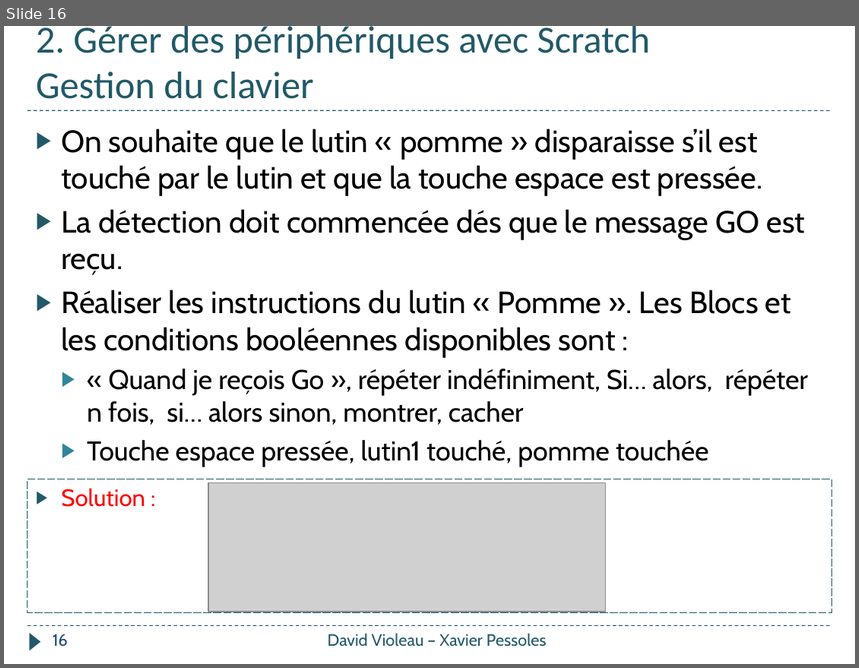
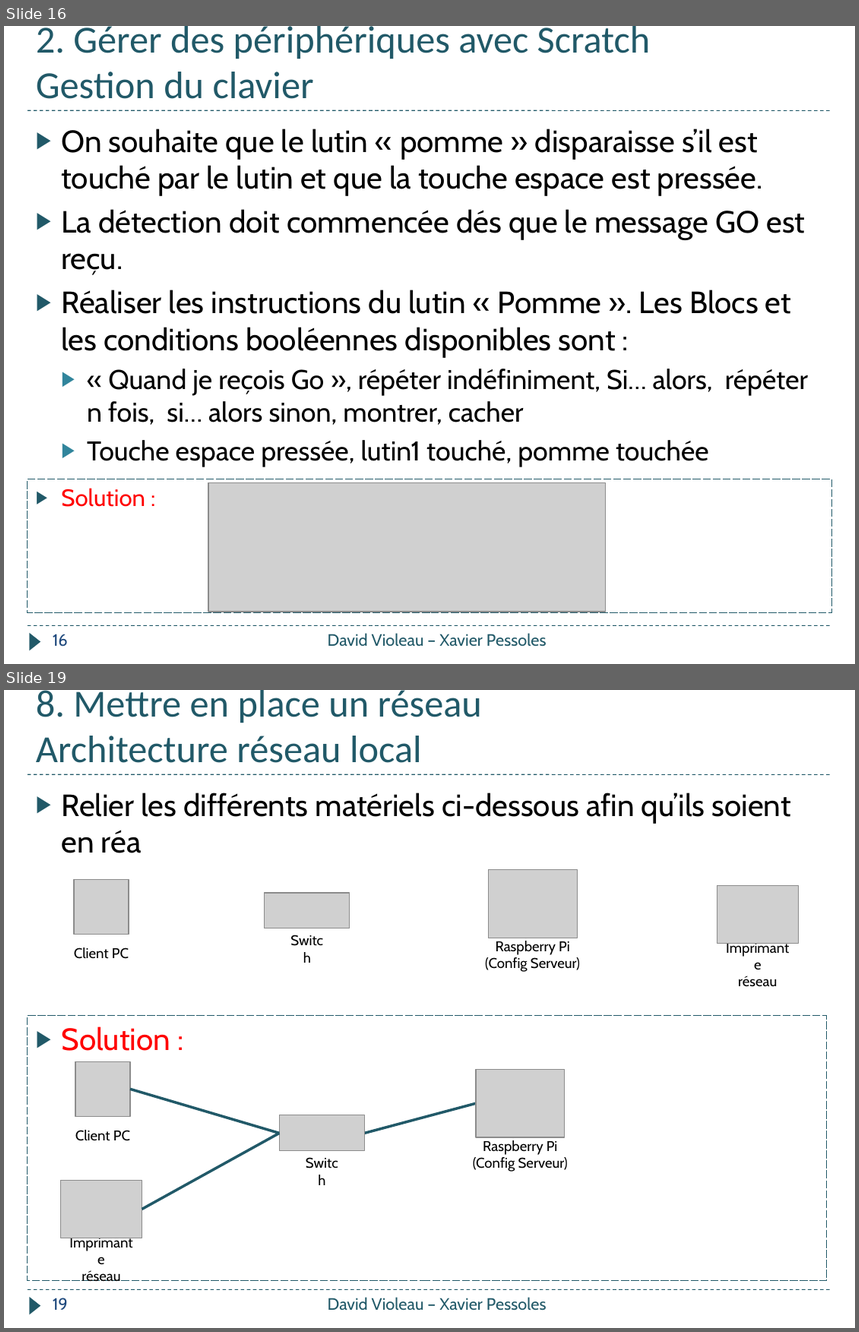
Before and after one commit to xpessoles/Informatique_College, a slide deck: Formation_2018/Quizz_Pomme/Quizz_Pomme.pptx. Shown one above the other, each under a label of ours: slide 16 before the commit, slides 16 and 19 after it; the slides between them are not shown. The pictures are 859x668 and 859x1332 pixels, drawn with LibreOffice and Linux fonts; fonts in the diff are those of the drawing; grey boxes stand for pictures. Boxes give left, top, right and bottom in pixels: in the first picture for what was removed or moved away, otherwise in the second. Text is boxed around its words. In the diff, an @@ line names an element or a change of style, - is before the commit and + after.

```diff
--- a/Formation_2018/Quizz_Pomme/Quizz_Pomme.pptx
+++ b/Formation_2018/Quizz_Pomme/Quizz_Pomme.pptx
@@ slide 19 added at <box>4,690,855,1328</box>, background #FFFFFF; not listed: 3 template elements that a slide beside it also shows @@
@@ title added at <box>36,690,482,763</box>, 32.4 pt, text #215968 @@
+8. Mettre en place un réseau
+Architecture réseau local
@@ text added at <box>61,793,791,853</box>, 26 pt, text #000000 @@
+▶ Relier les différents matériels ci-dessous afin qu’ils soient en réa
@@ picture added at <box>488,869,577,938</box> @@
@@ picture added at <box>74,880,129,934</box> @@
@@ picture added at <box>265,893,350,929</box> @@
@@ picture added at <box>718,886,799,943</box> @@
@@ text added at <box>280,927,335,953</box>, 12 pt, text #000000 @@
+Switch
@@ text added at <box>74,948,129,959</box>, 12 pt, text #000000 @@
+Client PC
@@ text added at <box>485,941,580,972</box>, 12 pt, text #000000 @@
+Raspberry Pi
+(Config Serveur)
@@ text added at <box>738,976,777,986</box>, 12 pt, text #000000 @@
+Imprimante
+réseau
@@ rectangle added at <box>28,1016,827,1281</box>, outline #215968 0.75 pt dashed, 26 pt, text #FF0000 @@
+▶ Solution :
@@ picture added at <box>75,1062,130,1116</box> @@
@@ picture added at <box>475,1070,564,1138</box> @@
@@ line added from (280, 1134) to (130, 1089), #215968 2.25 pt @@
@@ picture added at <box>280,1116,365,1151</box> @@
@@ line added from (365, 1134) to (475, 1103), #215968 2.25 pt @@
@@ text added at <box>75,1130,130,1141</box>, 12 pt, text #000000 @@
+Client PC
@@ line added from (142, 1209) to (280, 1134), #215968 2.25 pt @@
@@ text added at <box>473,1141,568,1172</box>, 12 pt, text #000000 @@
+Raspberry Pi
+(Config Serveur)
@@ text added at <box>294,1151,350,1176</box>, 12 pt, text #000000 @@
+Switch
@@ picture added at <box>61,1181,143,1238</box> @@
@@ text added at <box>82,1271,120,1281</box>, 12 pt, text #000000 @@
+Imprimante
+réseau
@@ page number added at <box>53,1298,68,1310</box>, 14 pt, text #1F497D @@
+19
@@ text added at <box>328,1297,547,1311</box>, 14 pt, text #215968 @@
+David Violeau – Xavier Pessoles
```
Also in this commit, not shown: 5 slides changed, 4 other slides added, 1 other file.
